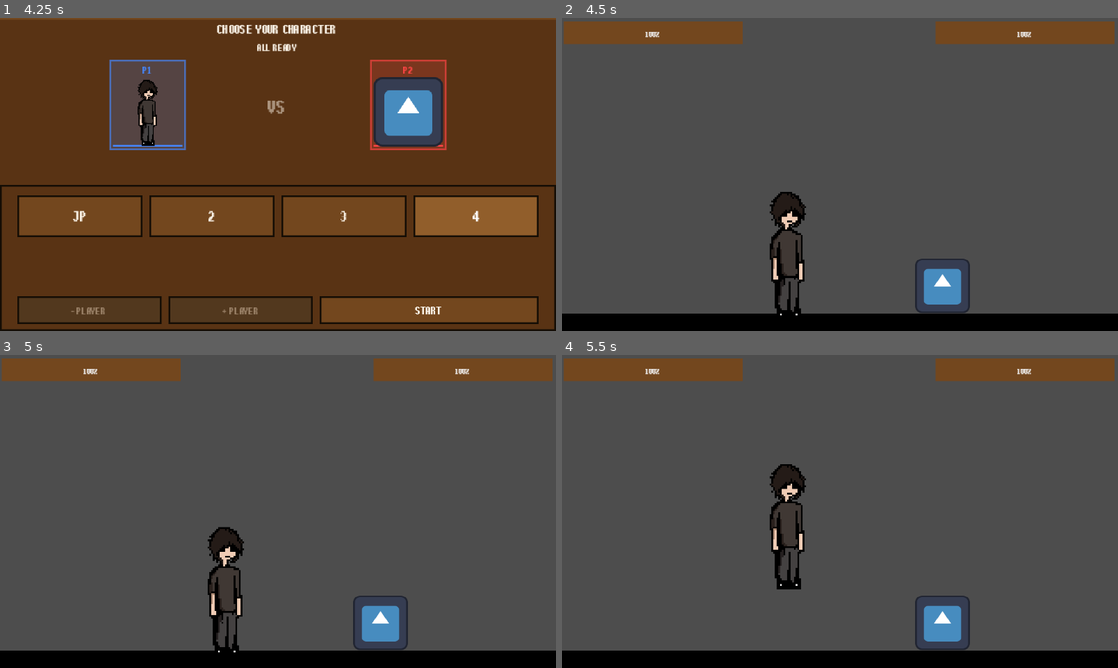
Above: before the commit, frames 1-4 (two rows, left to right).
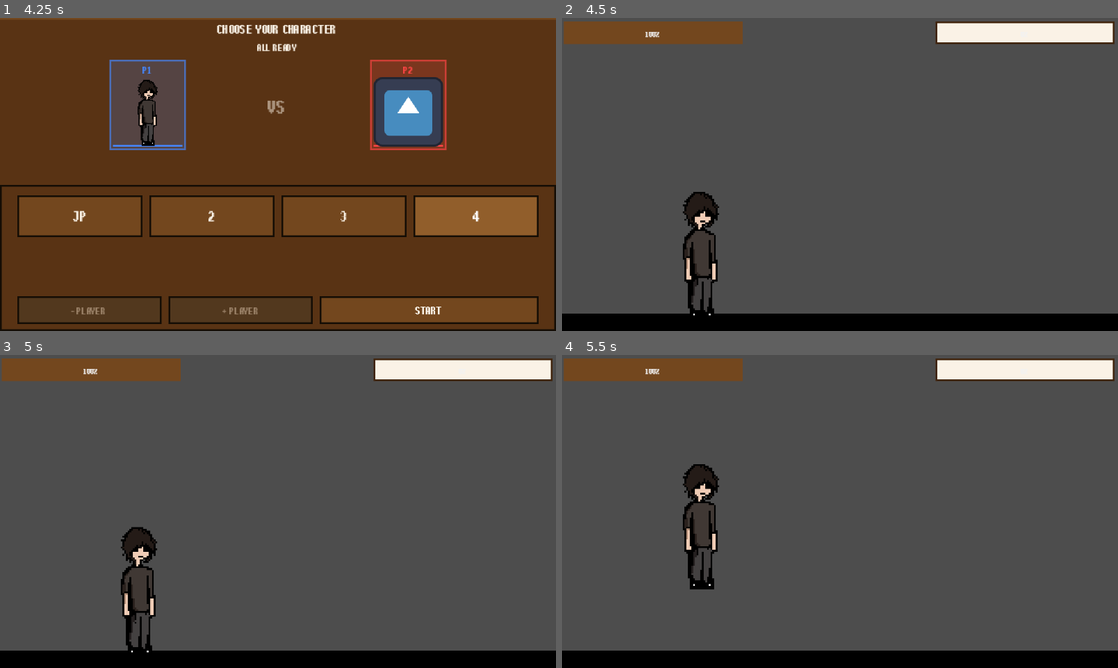
Above: after the commit, the same moments.

Repository: rcs227/Birkel-Brawlers
Game: Godot game, scene res://scenes/main_menu.tscn
The game is run twice, just before and just after one commit, with the same random seed, the same clock (stepped at 60 frames per second) and the same inputs. The engine's default icon, where the game draws it, is replaced by a stand-in: a white triangle on a blue panel in a dark square.
Inputs:
- Up to frame 1 (4.25 s): click "PLAY" at 0.5 s; click "JP" at 1.25 s; click "2" at 2 s; click "3" at 2.75 s; click "4" at 3.5 s
- Up to frame 2 (4.5 s): click "START" at 4.25 s
- Up to frame 3 (5 s): no input
- Up to frame 4 (5.5 s): hold D (right) from 5.03 s (still down); hold Space (jump) from 5.03 s (still down); tap M (M) at 5.1 s

Frame 1 is identical in both runs. In frame 2, 6.8% of the frame differs, in the area x 21-100%, y 1-96%; in frame 3, 6.9%; in frame 4, 7.0%, in the area x 21-100%, y 1-95%.

Commit message:
imports and fixed seleciton

Diff:
--- a/scenes/char_test.tscn
+++ b/scenes/char_test.tscn
@@ -3,8 +3,6 @@
 [ext_resource type="Script" uid="uid://cq43gbcg075eg" path="res://scripts/game_manager.gd" id="1_jrcg6"]
 [ext_resource type="PackedScene" uid="uid://ckcua3is255on" path="res://scenes/health_bar.tscn" id="2_jrcg6"]
 [ext_resource type="FontFile" uid="uid://bjen5u8jmjvqf" path="res://Ithaca-LVB75.ttf" id="3_7lokh"]
-[ext_resource type="PackedScene" uid="uid://xmwhydyy0d22" path="res://scenes/characters/character.tscn" id="3_wnv5a"]
-[ext_resource type="PackedScene" uid="uid://dpn8w8cfts0so" path="res://characters/jp/jp.tscn" id="5_7lokh"]
 
 [sub_resource type="RectangleShape2D" id="ground_shape"]
 size = Vector2(320, 10)
@@ -95,17 +93,4 @@
 offset_bottom = 15.0
 theme = SubResource("Theme_7lokh")
 
-[node name="character2" parent="." unique_id=1304211670 node_paths=PackedStringArray("health_bar") instance=ExtResource("3_wnv5a")]
-position = Vector2(219, 150)
-scale = Vector2(0.245, 0.245)
-device_id = 1
-speed = 150.0
-acceleration = 1000.0
-friction = 750.0
-jump_force = -225.0
-gravity = 600.0
-health_bar = NodePath("../health_bar")
-
-[node name="character3" parent="." unique_id=2073528848 node_paths=PackedStringArray("health_bar") instance=ExtResource("5_7lokh")]
-position = Vector2(130, 134)
-health_bar = NodePath("../health_bar2")
+[node name="Players" type="Node2D" parent="."]
--- a/scripts/character_select.gd
+++ b/scripts/character_select.gd
@@ -1,8 +1,14 @@
+class_name CharacterSelectScreen
 extends Control
 
 # Emitted when every player has chosen a character.
-# selections is an Array[int] of character indices, one per player.
+# selections is an Array[int] of character indices, one per player (duplicates allowed).
 signal all_players_selected(selections: Array[int])
+
+# Filled when START runs; read from gameplay code to spawn one fighter per entry.
+# Same index may appear more than once — each slot is an independent player.
+static var last_selections: Array[int] = []
+static var last_player_count: int = 2
 
 # character_count and grid_columns control how many character buttons appear and how they're laid out.
 # player_count is the starting number of players (can be changed with +/- PLAYER buttons at runtime).
@@ -94,6 +100,12 @@
 	if index < character_sprite_frames.size() and character_sprite_frames[index] != null:
 		return character_sprite_frames[index]
 	return default_sprite_frames
+
+
+# Each preview gets its own SpriteFrames copy so two players can pick the same fighter
+# without sharing one resource (independent animation state on the select screen).
+func _duplicate_frames_for_preview(frames: SpriteFrames) -> SpriteFrames:
+	return frames.duplicate(true) as SpriteFrames
 
 
 # Checks whether the SpriteFrames has an animation named "idle", otherwise uses "default".
@@ -259,7 +271,7 @@
 
 	var preview: AnimatedSprite2D = _previews[current_player]
 	var frames: SpriteFrames = _get_frames_for_character(index)
-	preview.sprite_frames = frames
+	preview.sprite_frames = _duplicate_frames_for_preview(frames)
 
 	var anim_name: String = _get_anim_name(frames)
 	var s: float = _get_preview_scale(frames, anim_name)
@@ -289,7 +301,7 @@
 		prompt_label.add_theme_color_override("font_color", WARM_WHITE)
 		_flash_ready()
 		_update_action_buttons()
-		all_players_selected.emit(selections)
+		all_players_selected.emit(selections.duplicate())
 	else:
 		_update_prompt()
 		_update_action_buttons()
@@ -332,6 +344,8 @@
 func _on_start_pressed() -> void:
 	if current_player < player_count:
 		return
+	last_selections = selections.duplicate()
+	last_player_count = player_count
 	get_tree().change_scene_to_file("res://scenes/char_test.tscn")
 
 
--- a/scripts/game_manager.gd
+++ b/scripts/game_manager.gd
@@ -1,11 +1,73 @@
 extends Node2D
 
-var connected := Input.get_connected_joypads()
+## Every fighter instance (including multiple copies of the same character) is parented here,
+## so they are all children of this match .tscn.
+@onready var fighters_parent: Node2D = $Players
 
-@export var players: Array
+## character index from character select → PackedScene. Unset entries fall back to `_default_character_scenes`.
+@export var character_scenes: Array[PackedScene] = []
+
+## One path per player slot to a ProgressBar (siblings of `Players` under this root).
+@export var player_health_bar_paths: Array[NodePath] = [
+	NodePath("health_bar"),
+	NodePath("health_bar2"),
+]
+
+@export var spawn_positions: Array[Vector2] = [
+	Vector2(80, 150),
+	Vector2(240, 150),
+]
+
+## 1,1 uses the character scene’s authored size (no extra shrinking).
+@export var spawn_scale: Vector2 = Vector2(1, 1)
+
+## When this scene is opened without going through character select (e.g. F6 from editor).
+@export var fallback_selections: Array[int] = [0, 0]
+
+const _default_character_scenes: Array[PackedScene] = [
+	preload("res://characters/jp/jp.tscn"),
+]
+
+var _spawned_fighters: Array[Player] = []
+
 
 func _ready() -> void:
-	var i = 0
-	while i < connected.size() and i < players.size():
-		players[i].device_id = connected[i]
-		i += 1
+	var selections: Array[int] = CharacterSelectScreen.last_selections.duplicate()
+	if selections.is_empty():
+		selections = fallback_selections.duplicate()
+	for i in range(selections.size()):
+		var char_idx: int = selections[i]
+		var pack: PackedScene = _get_pack_for_character_index(char_idx)
+		if pack == null:
+			push_error("Missing PackedScene for character index %d" % char_idx)
+			continue
+		var fighter: Player = pack.instantiate() as Player
+		if fighter == null:
+			push_error("Character scene root must extend Player")
+			continue
+		var pos: Vector2 = spawn_positions[i] if i < spawn_positions.size() else Vector2(100 + i * 100, 150)
+		fighter.position = pos
+		fighter.scale = spawn_scale
+		if i < player_health_bar_paths.size():
+			var hb: ProgressBar = get_node_or_null(player_health_bar_paths[i]) as ProgressBar
+			if hb:
+				fighter.health_bar = hb
+		fighters_parent.add_child(fighter)
+		_spawned_fighters.append(fighter)
+	_assign_input_devices()
+
+
+func _get_pack_for_character_index(char_idx: int) -> PackedScene:
+	if char_idx < 0:
+		return null
+	if char_idx < character_scenes.size() and character_scenes[char_idx] != null:
+		return character_scenes[char_idx]
+	if char_idx < _default_character_scenes.size():
+		return _default_character_scenes[char_idx]
+	return null
+
+
+func _assign_input_devices() -> void:
+	# P1 → joypad 0, P2 → joypad 1, etc. (matches Godot's device indices for connected gamepads.)
+	for i in range(_spawned_fighters.size()):
+		_spawned_fighters[i].device_id = i
Binary file added: sprites/jp/jp_block.png
Not shown, added: sprites/jp/jp_block.png.import
Renamed: sprites/jp_floating.png -> sprites/jp/jp_floating.png
Not shown, added: sprites/jp/jp_floating.png.import
Binary file added: sprites/jp/jp_jump.png
Not shown, added: sprites/jp/jp_jump.png.import
Renamed: sprites/jp_landing.png -> sprites/jp/jp_landing.png
Not shown, added: sprites/jp/jp_landing.png.import
Binary file added: sprites/jp/jp_parry.png
Not shown, added: sprites/jp/jp_parry.png.import
Binary file changed: sprites/jp_jump.png
Not shown, added: sprites/jp_jump.png.import
(and 1 more such lines)
